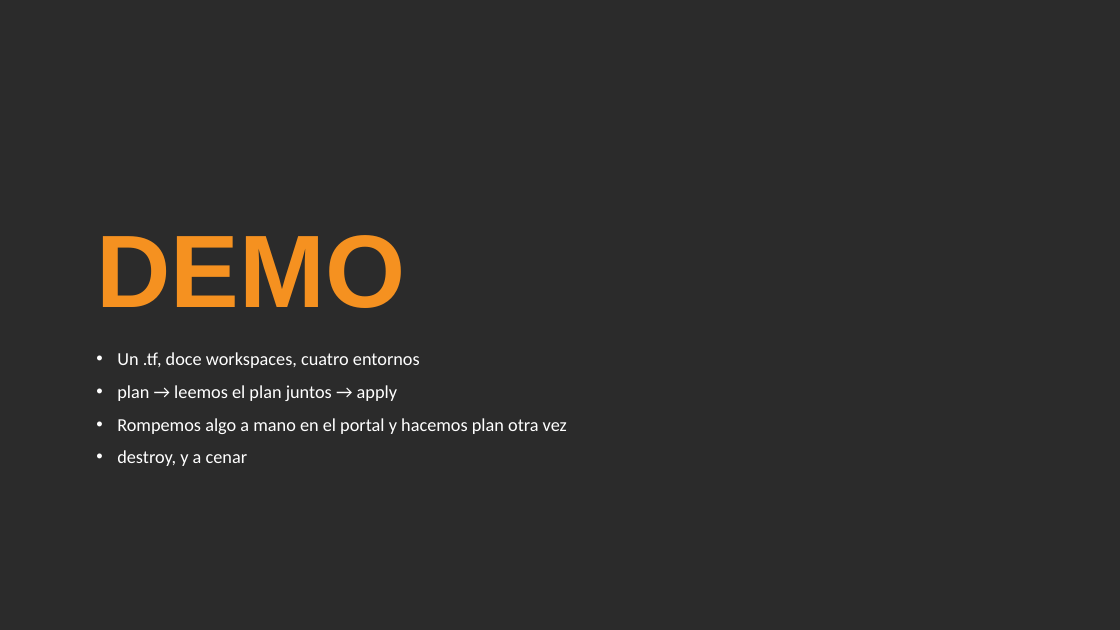
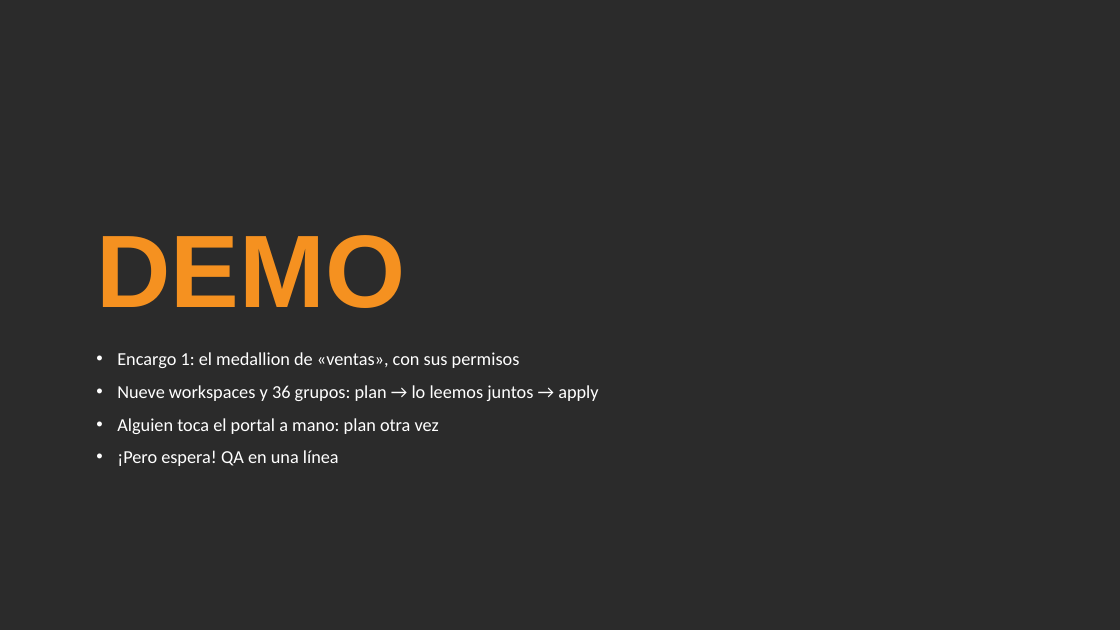
Before and after one commit to marlizana/FabricAsCode, a slide deck: slide 37 of Slides/terraform-fabric-netcoreconf-madrid26.pptx. Drawn at 1120x630 pixels with LibreOffice and Linux fonts; fonts in the diff are those of the drawing; background and template pictures are left out; a plain dark background stands for a picture behind light text. Boxes give left, top, right and bottom in pixels: in the first picture for what was removed or moved away, otherwise in the second. Text is boxed around its words. In the diff, an @@ line names an element or a change of style, - is before the commit and + after.

```diff
--- a/Slides/terraform-fabric-netcoreconf-madrid26.pptx
+++ b/Slides/terraform-fabric-netcoreconf-madrid26.pptx
@@ text at [117,352,598,466]: text changed @@
-• Un .tf, doce workspaces, cuatro entornos
-• plan → leemos el plan juntos → apply
-• Rompemos algo a mano en el portal y hacemos plan otra vez
-• destroy, y a cenar
+• Encargo 1: el medallion de «ventas», con sus permisos
+• Nueve workspaces y 36 grupos: plan → lo leemos juntos → apply
+• Alguien toca el portal a mano: plan otra vez
+• ¡Pero espera! QA en una línea
```
Also in this commit, not shown: 4 other slides changed, 1 slide added.
